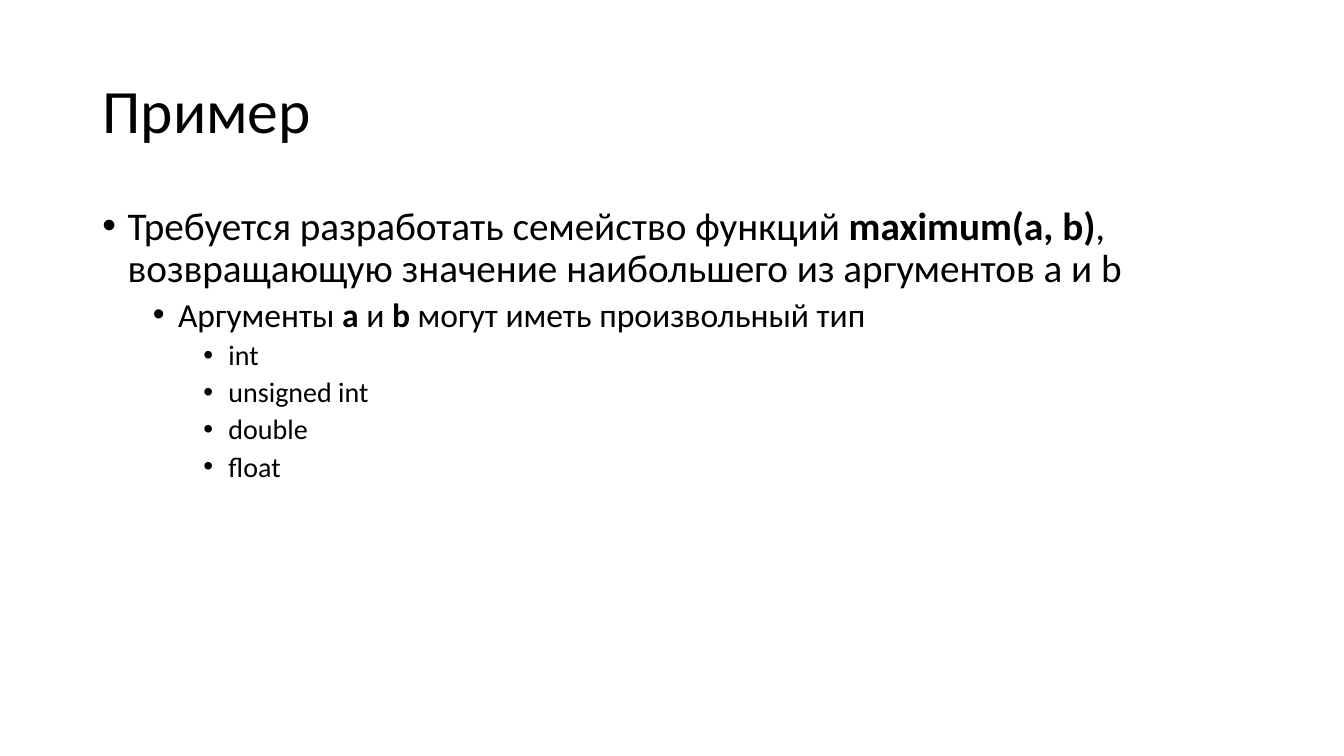
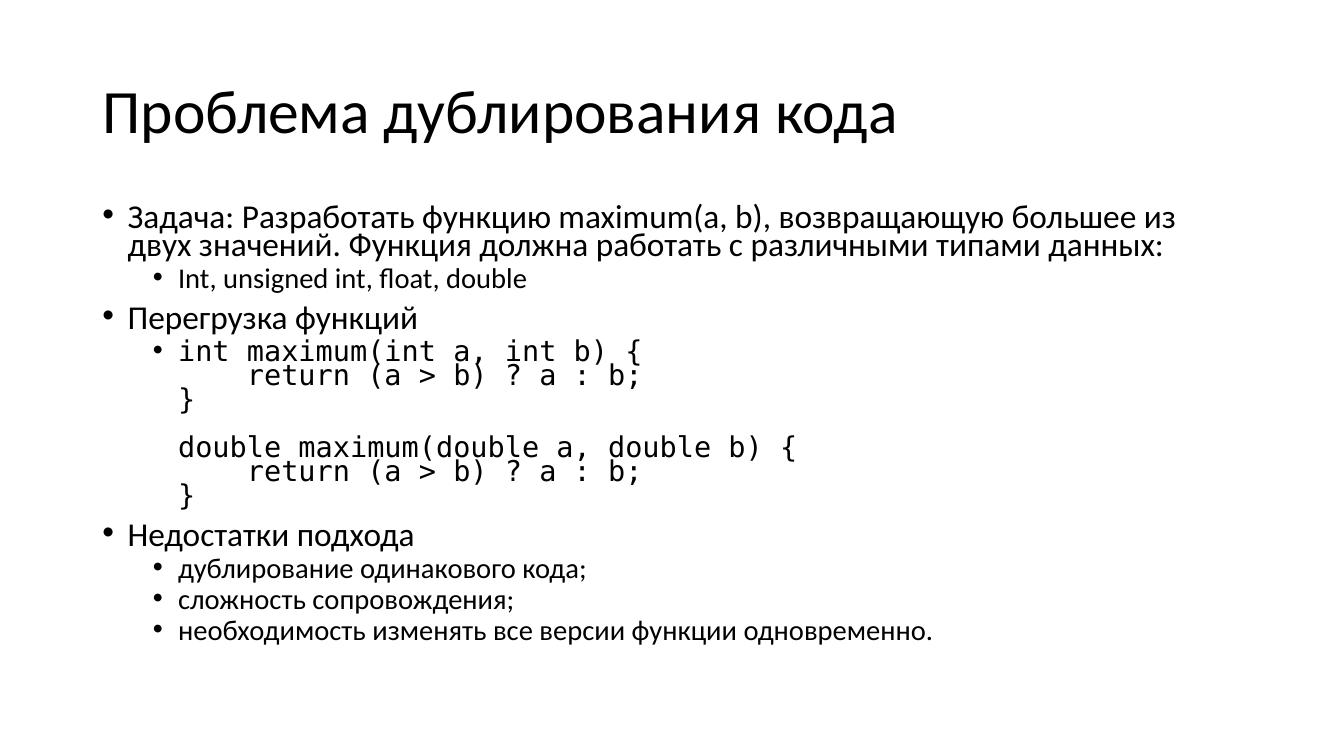
Before and after one commit to alexey-malov/oop, a slide deck: slide 5 of lectures/06/Обобщенное программирование, шаблоны.pptx (slide 6 before the commit). Drawn at 1344x756 pixels with LibreOffice and Linux fonts; fonts in the diff are those of the drawing. Boxes give left, top, right and bottom in pixels: in the first picture for what was removed or moved away, otherwise in the second. Text is boxed around its words. In the diff, an @@ line names an element or a change of style, - is before the commit and + after.

```diff
--- a/lectures/06/Обобщенное программирование, шаблоны.pptx
+++ b/lectures/06/Обобщенное программирование, шаблоны.pptx
@@ title at box(102, 91, 897, 143): text changed @@
-Пример
+Проблема дублирования кода
@@ text at box(128, 203, 1176, 645): text changed; size 28 to 20.4 pt @@
-• Требуется разработать семейство функций maximum(a, b), возвращающую значение наибольшего из аргументов a и b
-  • Аргументы a и b могут иметь произвольный тип
-    • int
-    • unsigned int
-    • double
-    • float
+• Задача: Разработать функцию maximum(a, b), возвращающую большее из двух значений. Функция должна работать с различными типами данных:
+  • Int, unsigned int, float, double
+• Перегрузка функций
+  • int maximum(int a, int b) {
+    return (a > b) ? a : b;
+    }
+    double maximum(double a, double b) {
+    return (a > b) ? a : b;
+    }
+• Недостатки подхода
+  • дублирование одинакового кода;
+  • сложность сопровождения;
+  • необходимость изменять все версии функции одновременно.
```
Also in this commit, not shown: 8 other slides changed, 6 slides added, 17 slides removed, 1 other file.
